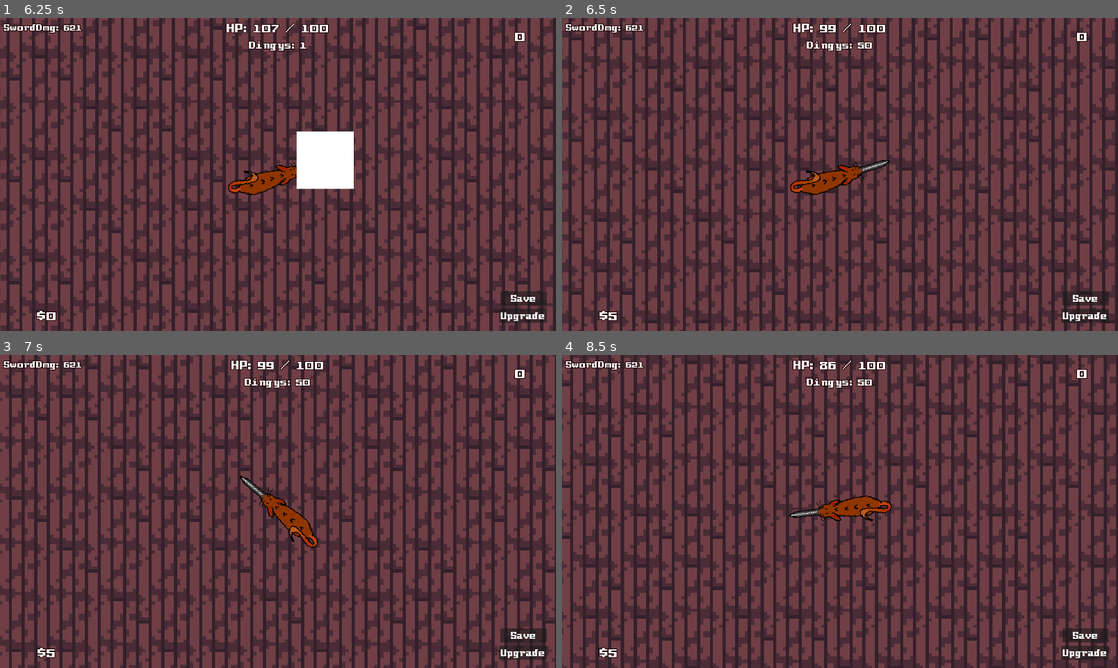
Above: before the commit, frames 1-4 (two rows, left to right).
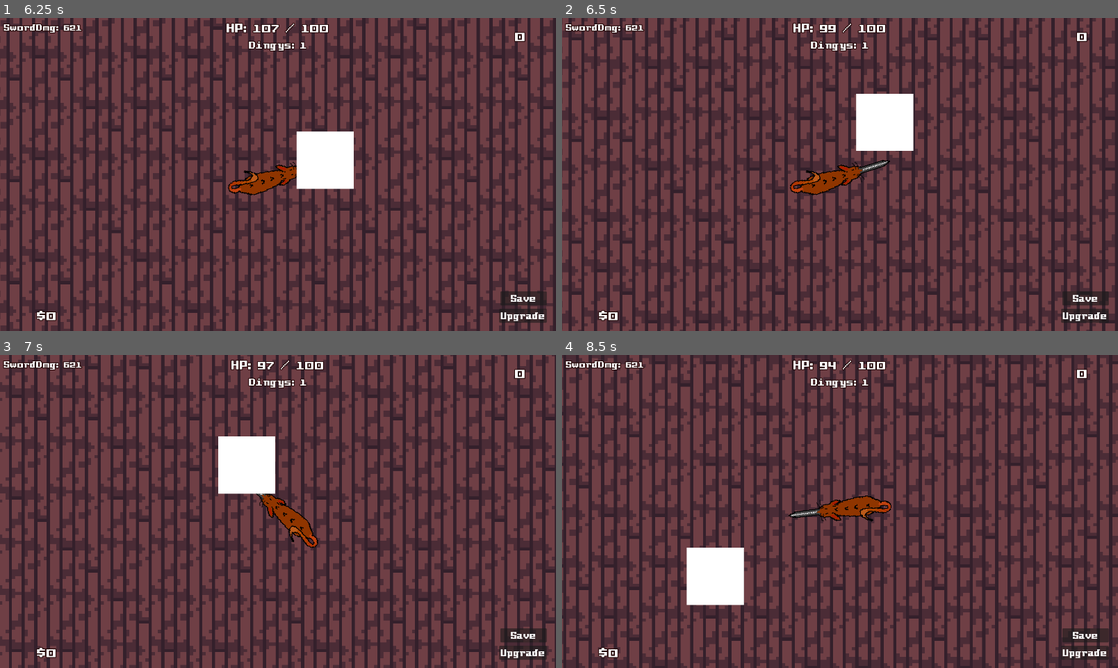
Above: after the commit, the same moments.

Repository: snoutibur-academic/Dingy-Dungeon-Game
Game: Godot game, scene res://Scenes/Main/Main.tscn
The game is run twice, just before and just after one commit, with the same random seed, the same clock (stepped at 60 frames per second) and the same inputs.
Inputs (mouse positions are in pixels of both pictures, inside the frame that each line leads up to):
- Up to frame 1 (6.25 s): click "Load from save" at 0.5 s; move the mouse to (400, 158) at 1.27 s; hold D (right) 1.28-2.03 s; move the mouse to (166, 190) at 2.02 s; hold S (down) 2.03-2.78 s; move the mouse to (333, 105) at 2.77 s; hold D (right) 2.78-3.53 s; move the mouse to (250, 237) at 3.52 s; hold W (up) 3.53-4.28 s; move the mouse to (444, 221) at 4.27 s; hold A (left) 4.28-5.78 s; move the mouse to (111, 127) at 5.02 s; move the mouse to (305, 174) at 5.77 s; hold S (down) from 5.78 s (still down)
- Up to frame 2 (6.5 s): keep holding S (down)
- Up to frame 3 (7 s): move the mouse to (194, 433) at 6.52 s; release S (down) at 6.53 s; hold D (right) from 6.53 s (still down)
- Up to frame 4 (8.5 s): move the mouse to (962, 495) at 7.27 s; release D (right) at 7.28 s; hold W (up) 7.28-8.03 s; move the mouse to (728, 527) at 8.02 s; hold D (right) from 8.03 s (still down)

Frame 1 is identical in both runs. In frame 2, 2.2% of the frame differs, in the area x 6-64%, y 7-97%; in frame 3, 2.2%; in frame 4, 58%, in the area x 0-100%, y 0-100%.
Error before the commit: Invalid access to property or key 'position' on a base object of type 'null instance'. (res://Mobs/Dingy.gd:33)

Commit message:
Added difficulty multiplier
Debug notes: It seems like calling the death function crashes the game.

Diff:
--- a/GlobalScripts/Game.gd
+++ b/GlobalScripts/Game.gd
@@ -8,4 +8,5 @@
 var atkDmgUpgradeCost = 10
 
 var room = 0
+var waveDifficultyMultiplier = 1
 var mobCount = 0
--- a/Mobs/Dingy.gd
+++ b/Mobs/Dingy.gd
@@ -17,6 +17,11 @@
 func _ready():
 	Game.mobCount += 1
 
+	"Difficulty boosts"
+	health *= Game.waveDifficultyMultiplier
+	mobAtkDamage *= Game.waveDifficultyMultiplier
+	moneyDrop *= Game.waveDifficultyMultiplier
+
 "Movement / Chasing"
 func _physics_process(delta):
 	if playerAttacked: # Put here so the player will repeatedly take damage.
@@ -27,7 +32,7 @@
 		health -= Game.plrAtkDmg
 
 		if health <= 0: # AKA on death
-			death()
+			print("i died okay>")
 
 	if chasing: # Then presue the Player
 		moveDir = position.direction_to(Player.position)
--- a/Scenes/Levels/1Level.gd
+++ b/Scenes/Levels/1Level.gd
@@ -16,3 +16,5 @@
 		var scene = packed_scene[x].instantiate()
 		scene.position = location
 		add_child(scene)
+
+	Game.waveDifficultyMultiplier *= 1.2
--- a/Scenes/Main/MainScene.gd
+++ b/Scenes/Main/MainScene.gd
@@ -16,6 +16,8 @@
 	Game.money = 0
 	Game.atkDmgUpgradeCost = 10
 	Game.plrAtkDmg = 1
+
+	Game.waveDifficultyMultiplier = 1
 	Game.mobCount = 0
 
 func _on_start_from_save_pressed():
